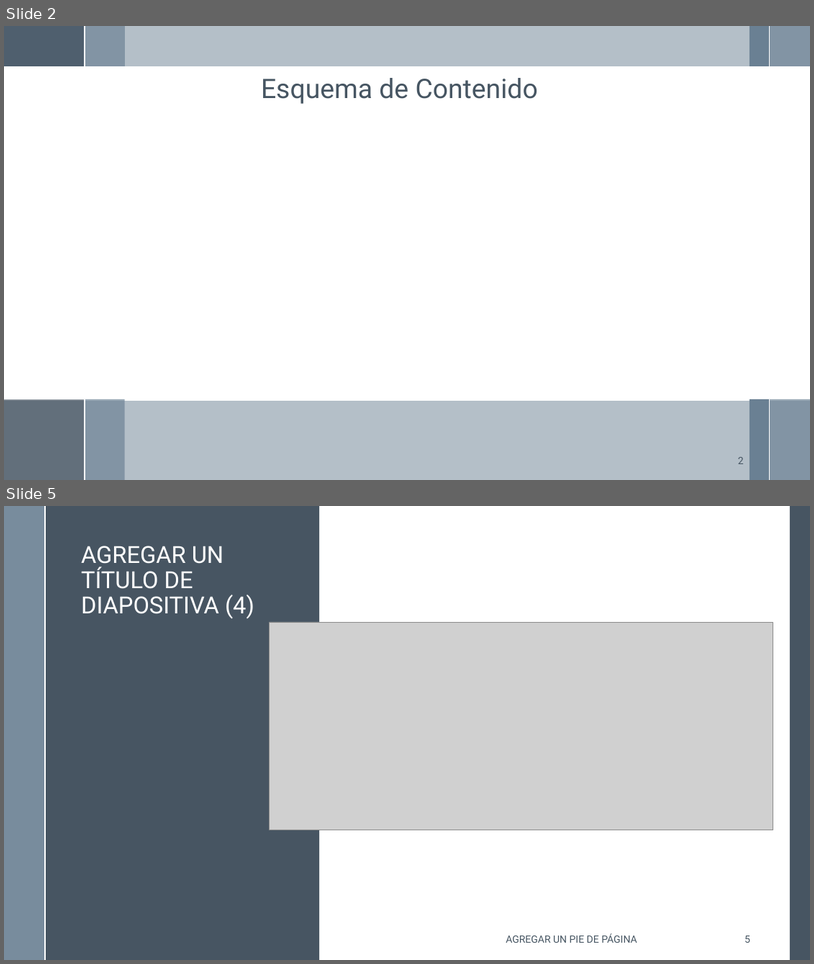
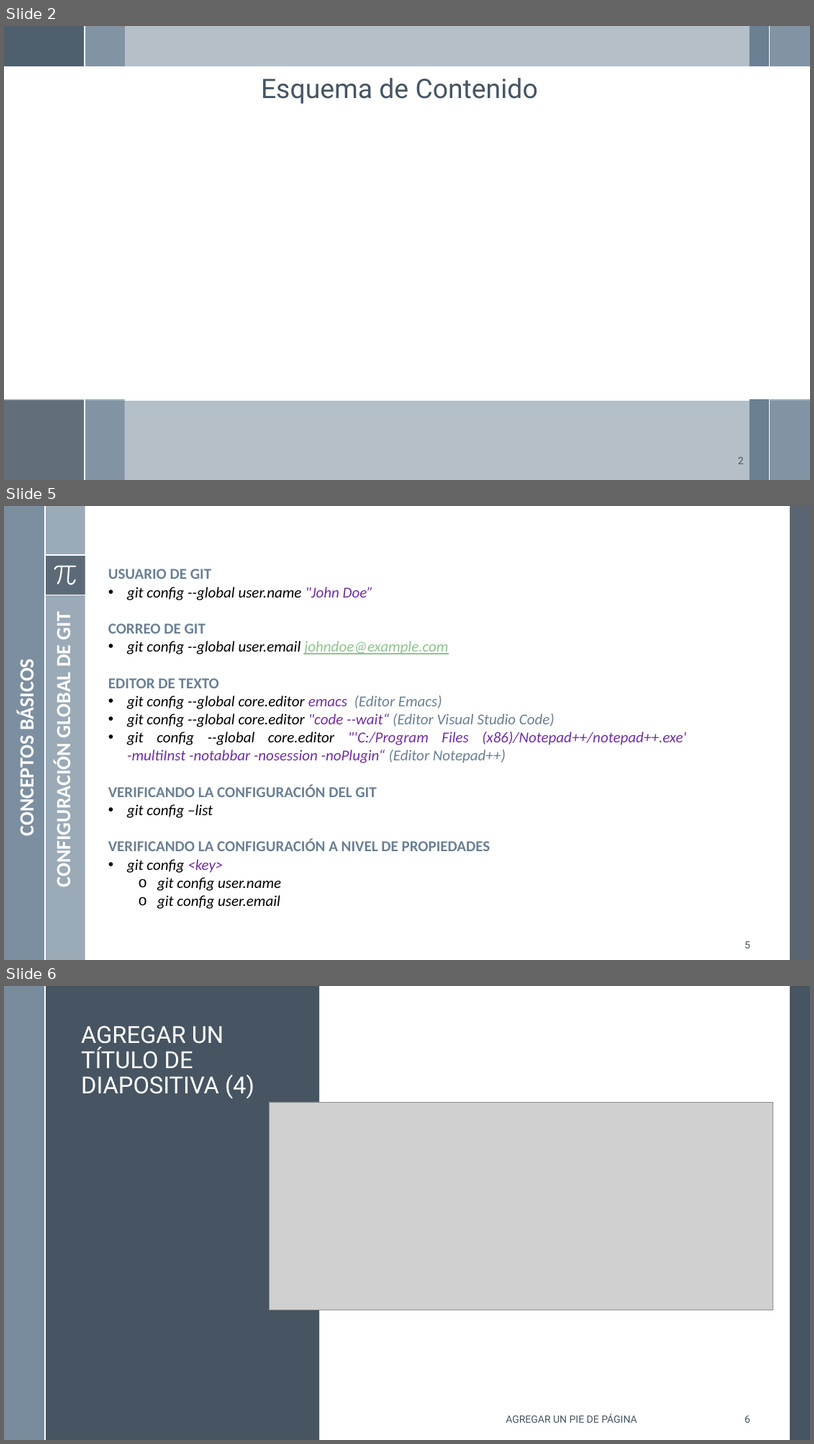
Before and after one commit to mgutierreza/Know, a slide deck: Programacion/GIT/GIT - Control Versiones.pptx. Shown one above the other, each under a label of ours: slides 2 and 5 before the commit, slides 2, 5 and 6 after it; the slides between them are not shown. The pictures are 814x964 and 814x1444 pixels, drawn with LibreOffice and Linux fonts; fonts in the diff are those of the drawing; grey boxes stand for pictures. Boxes give left, top, right and bottom in pixels: in the first picture for what was removed or moved away, otherwise in the second. Text is boxed around its words. In the diff, an @@ line names an element or a change of style, - is before the commit and + after.

Commit message:
Comandos basicos para configuración global de GIT
Comandos basicos para configuración global de GIT

```diff
--- a/Programacion/GIT/GIT - Control Versiones.pptx
+++ b/Programacion/GIT/GIT - Control Versiones.pptx
@@ slide 5 added at (x1=4, y1=506, x2=810, y2=960), background #FFFFFF @@
@@ rectangle added at (x1=4, y1=506, x2=44, y2=960), fill #6A8093 at 88% opacity @@
@@ rectangle added at (x1=44, y1=506, x2=85, y2=960), fill #9BAAB7 @@
@@ line added from (44, 506) to (44, 960), #FFFFFF 1.5 pt @@
@@ rectangle added at (x1=790, y1=506, x2=810, y2=960), fill #475562 at 90% opacity @@
@@ rectangle added at (x1=44, y1=555, x2=85, y2=595), fill #475562 at 75% opacity @@
@@ line added from (44, 555) to (85, 555), #FFFFFF 1.5 pt @@
@@ freeform shape added at (x1=54, y1=565, x2=77, y2=584), fill #FFFFFF @@
@@ text added at (x1=108, y1=569, x2=687, y2=908), 18 pt, text #000000, italic @@
+USUARIO DE GIT
+• git config --global user.name "John Doe”
+CORREO DE GIT
+• git config --global user.email johndoe@example.com
+EDITOR DE TEXTO
+• git config --global core.editor emacs (Editor Emacs)
+• git config --global core.editor "code --wait“ (Editor Visual Studio Code)
+• git config --global core.editor "'C:/Program Files (x86)/Notepad++/notepad++.exe' -multiInst -notabbar -nosession -noPlugin“ (Editor Notepad++)
+VERIFICANDO LA CONFIGURACIÓN DEL GIT
+• git config –list
+VERIFICANDO LA CONFIGURACIÓN A NIVEL DE PROPIEDADES
+• git config <key>
+  o git config user.name
+  o git config user.email
@@ line added from (44, 595) to (85, 595), #FFFFFF 1.5 pt @@
@@ text added at (x1=51, y1=614, x2=75, y2=883), 24 pt, text #FFFFFF, bold @@
+CONFIGURACIÓN GLOBAL DE GIT
@@ text added at (x1=14, y1=666, x2=39, y2=834), 24 pt, text #FFFFFF, bold @@
+CONCEPTOS BÁSICOS
@@ page number added at (x1=745, y1=941, x2=751, y2=948), 12 pt, text #465562 @@
+5
@@ what was slide 5 is now slide 6 @@
@@ page number at (x1=745, y1=1415, x2=751, y2=1422): text changed @@
-5
+6
```
Also in this commit, not shown: 2 slides changed.
